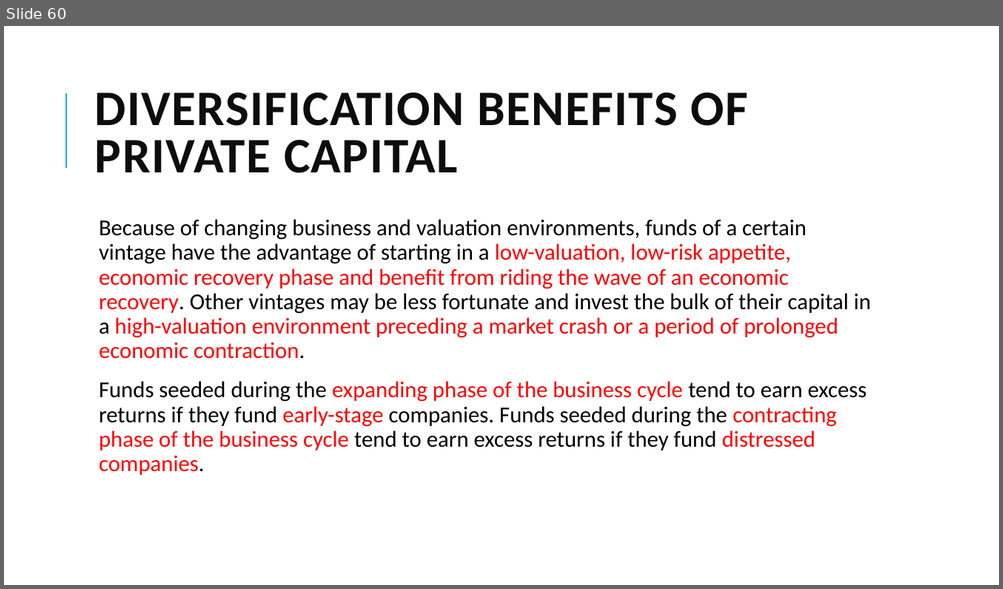
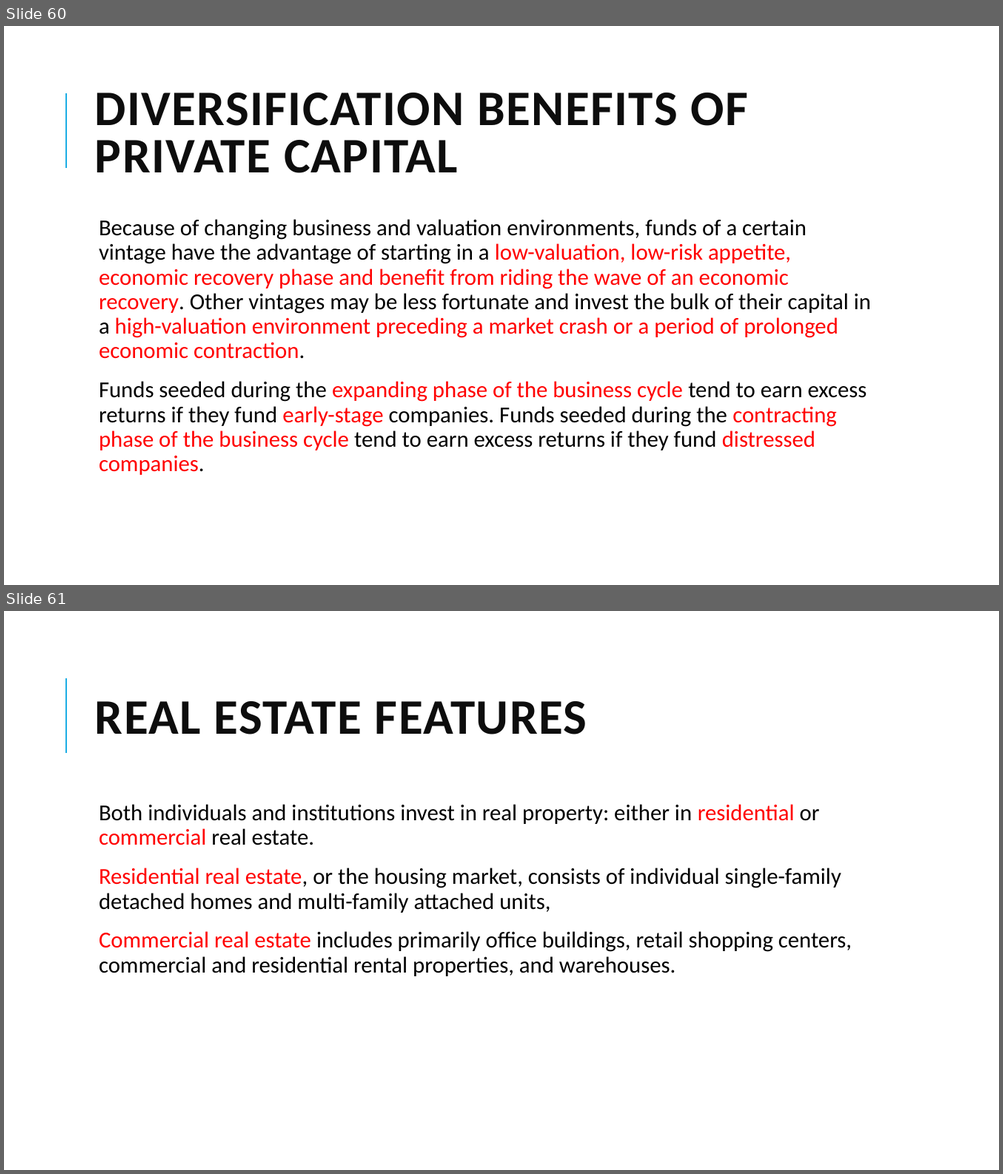
Before and after one commit to Isco0530/data, a slide deck: 2024Alternative.pptx. Shown one above the other, each under a label of ours: slide 60 before the commit, slides 60 and 61 after it. The pictures are 1003x589 and 1003x1174 pixels, drawn with LibreOffice and Linux fonts; fonts in the diff are those of the drawing. Boxes give left, top, right and bottom in pixels: in the first picture for what was removed or moved away, otherwise in the second. Text is boxed around its words. In the diff, an @@ line names an element or a change of style, - is before the commit and + after.

```diff
--- a/2024Alternative.pptx
+++ b/2024Alternative.pptx
@@ slide 61 added at [4, 611, 999, 1170], background #FFFFFF; not listed: 1 template element that a slide beside it also shows @@
@@ title added at [95, 701, 586, 735], 48 pt, text #0D0D0D, bold @@
+REAL ESTATE FEATURES
@@ text added at [99, 804, 851, 977], 22 pt, text #000000 @@
+  Both individuals and institutions invest in real property: either in residential or commercial real estate.
+  Residential real estate, or the housing market, consists of individual single-family detached homes and multi-family attached units,
+  Commercial real estate includes primarily office buildings, retail shopping centers, commercial and residential rental properties, and warehouses.
```
Also in this commit, not shown: 8 other slides added.
